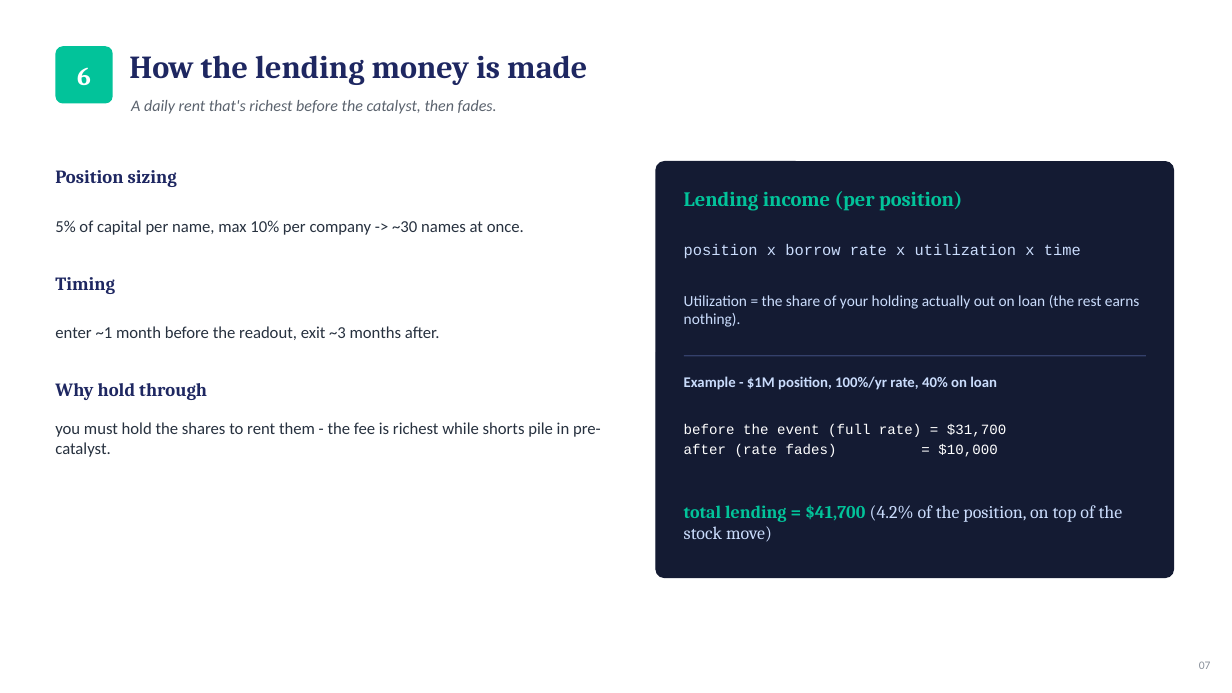
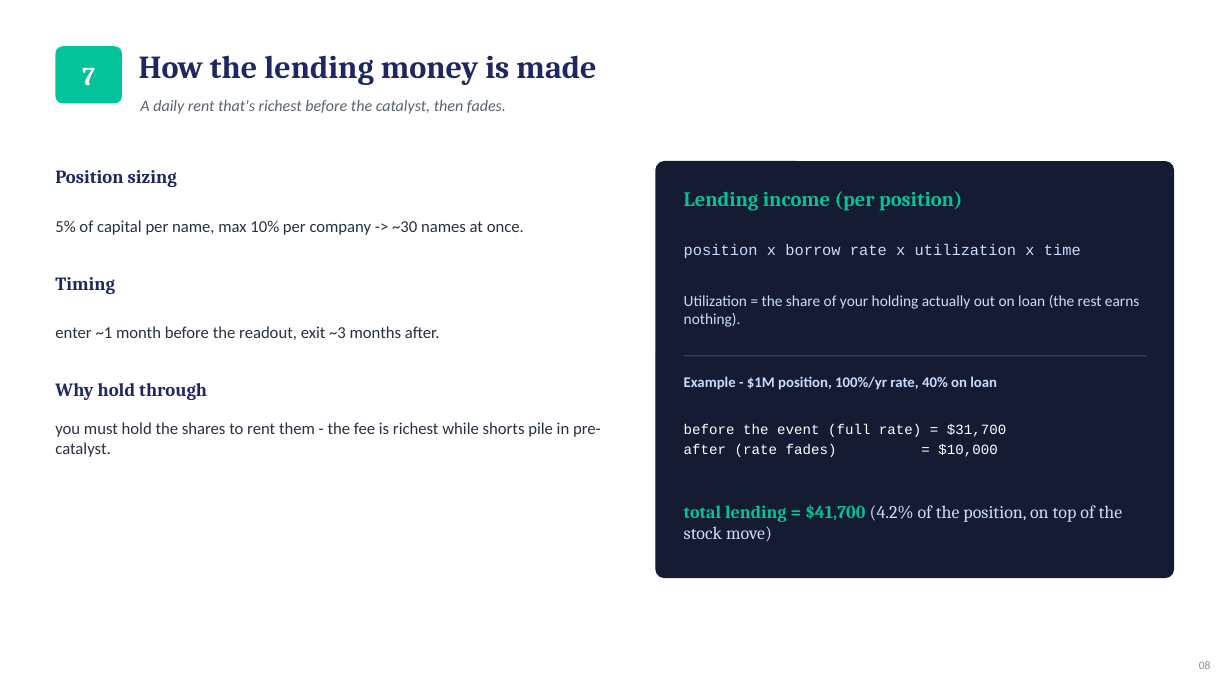
Before and after one commit to zenotheboi/hedgefund-analysis, a slide deck: slide 8 of reports/Biotech_Catalyst_Strategy_Deck.pptx (slide 7 before the commit). Drawn at 1232x693 pixels with LibreOffice and Linux fonts; fonts in the diff are those of the drawing. Boxes give left, top, right and bottom in pixels: in the first picture for what was removed or moved away, otherwise in the second. Text is boxed around its words. In the diff, an @@ line names an element or a change of style, - is before the commit and + after.

```diff
--- a/reports/Biotech_Catalyst_Strategy_Deck.pptx
+++ b/reports/Biotech_Catalyst_Strategy_Deck.pptx
@@ rounded rectangle "7": place and size @@
-rounded rectangle "7" at <box>55,46,113,104</box>
+rounded rectangle "7" at <box>55,46,122,104</box>
@@ text "How the lending money is ...": place and size @@
-text "How the lending money is ..." at <box>129,55,587,85</box>
+text "How the lending money is ..." at <box>139,55,596,85</box>
@@ text in rounded rectangle at <box>82,68,95,85</box>: text changed @@
-6
+7
@@ text "A daily rent that's richest ...": place and size @@
-text "A daily rent that's richest ..." at <box>131,100,497,114</box>
+text "A daily rent that's richest ..." at <box>140,100,506,114</box>
@@ text at <box>1199,661,1211,669</box>: text changed @@
-07
+08
```
Also in this commit, not shown: 13 other slides changed, 5 slides added, 3 other files.
